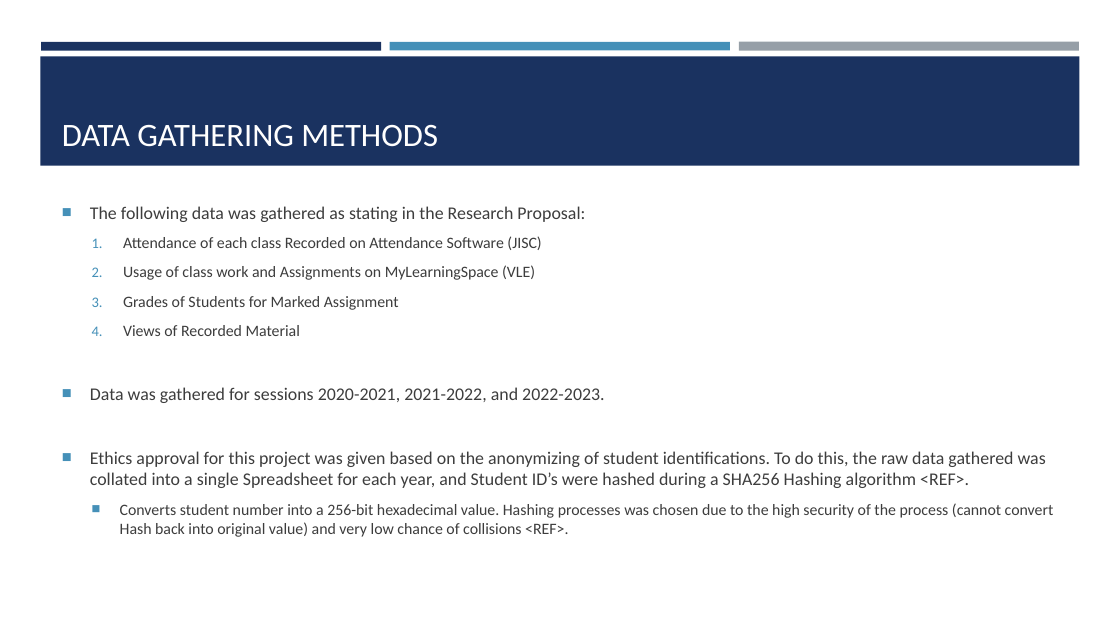
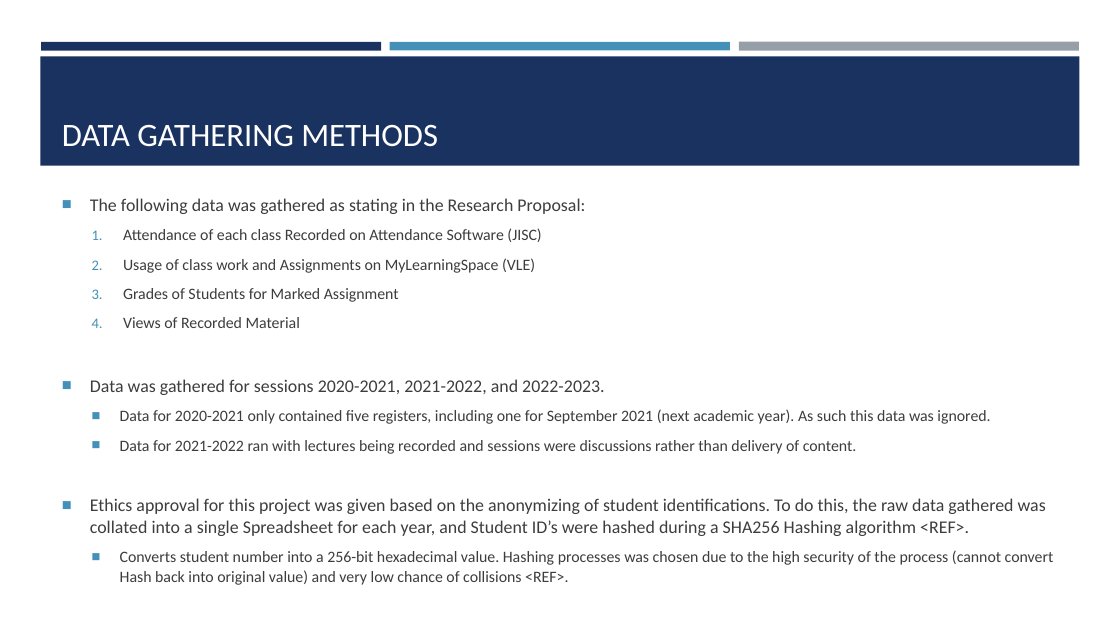
Before and after one commit to ChrisAcornleyPhD/CAP512Data, a slide deck: slide 6 of scripts/CAP512.pptx (slide 4 before the commit). Drawn at 1120x630 pixels with LibreOffice and Linux fonts; fonts in the diff are those of the drawing. Boxes give left, top, right and bottom in pixels: in the first picture for what was removed or moved away, otherwise in the second. Text is boxed around its words. In the diff, an @@ line names an element or a change of style, - is before the commit and + after.

Commit message:
Updated Powerpoint

```diff
--- a/scripts/CAP512.pptx
+++ b/scripts/CAP512.pptx
@@ text at box(120, 409, 990, 454): paragraphs added @@
+  ■ Data for 2020-2021 only contained five registers, including one for September 2021 (next academic year). As such this data was ignored.
+  ■ Data for 2021-2022 ran with lectures being recorded and sessions were discussions rather than delivery of content.
```
Also in this commit, not shown: 2 slides added.
